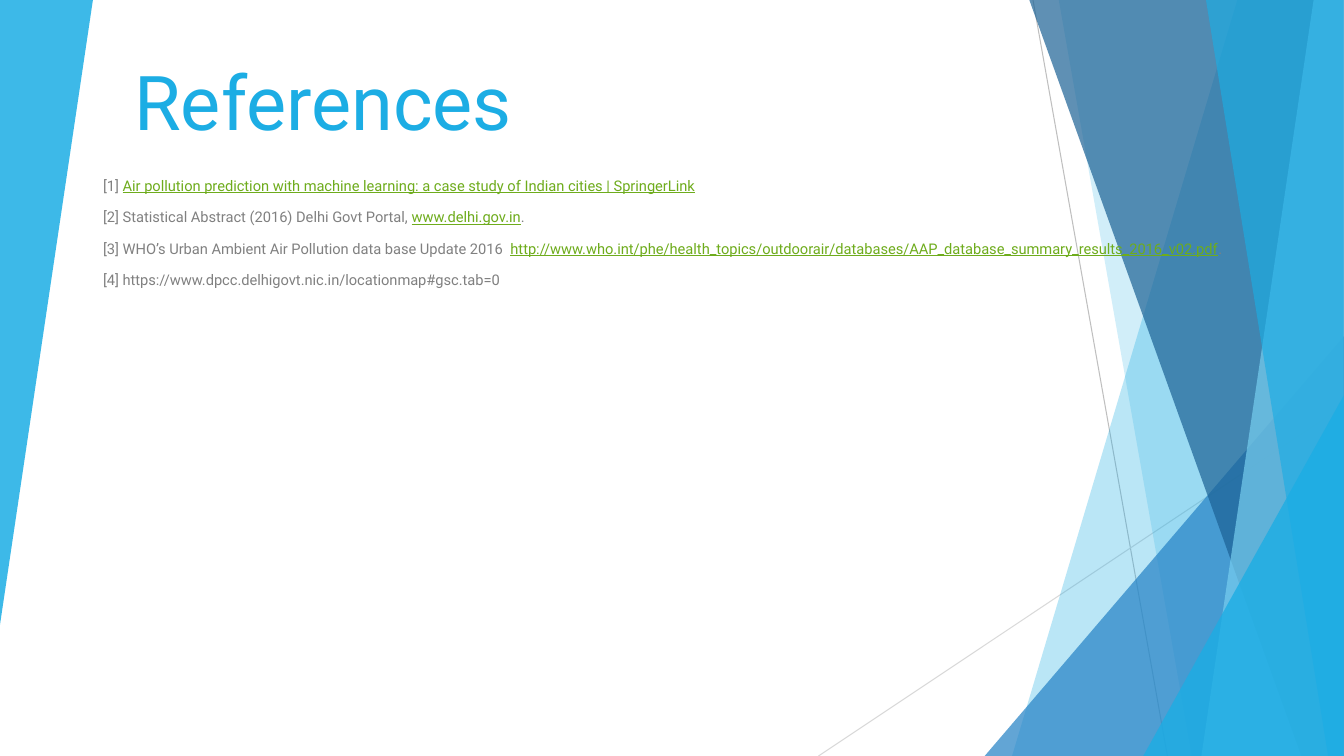
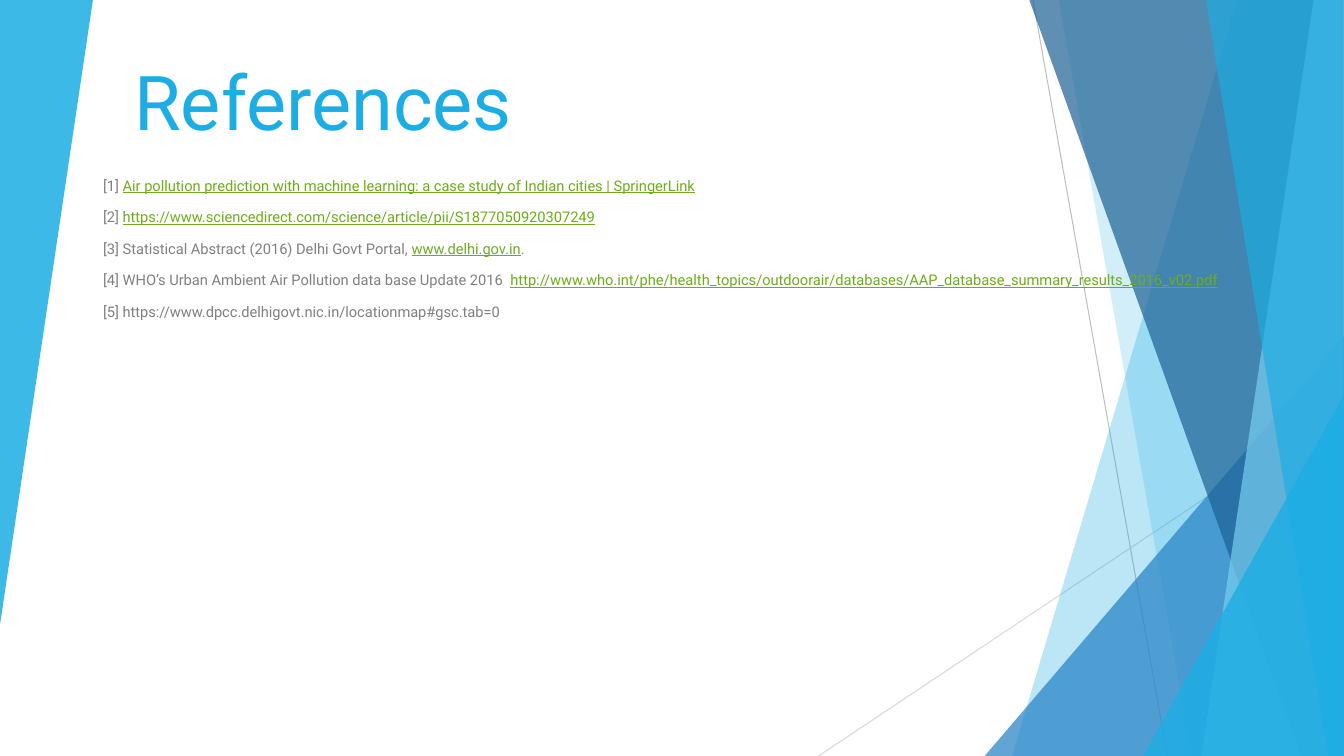
Before and after one commit to yvandana12/MachineLearning_Project, a slide deck: slide 12 of MACHINE LEARNING.pptx (slide 10 before the commit). Drawn at 1344x756 pixels with LibreOffice and Linux fonts; fonts in the diff are those of the drawing. Boxes give left, top, right and bottom in pixels: in the first picture for what was removed or moved away, otherwise in the second. Text is boxed around its words. In the diff, an @@ line names an element or a change of style, - is before the commit and + after.

```diff
--- a/MACHINE LEARNING.pptx
+++ b/MACHINE LEARNING.pptx
@@ subtitle at <box>103,210,1222,320</box>: text changed; text colour #808080 to #6EAC1C @@
-[2] Statistical Abstract (2016) Delhi Govt Portal, www.delhi.gov.in.
-[3] WHO’s Urban Ambient Air Pollution data base Update 2016 http://www.who.int/phe/health_topics/outdoorair/databases/AAP_database_summary_results_2016_v02.pdf.
-[4] https://www.dpcc.delhigovt.nic.in/locationmap#gsc.tab=0
+[2] https://www.sciencedirect.com/science/article/pii/S1877050920307249
+[3] Statistical Abstract (2016) Delhi Govt Portal, www.delhi.gov.in.
+[4] WHO’s Urban Ambient Air Pollution data base Update 2016 http://www.who.int/phe/health_topics/outdoorair/databases/AAP_database_summary_results_2016_v02.pdf.
+[5] https://www.dpcc.delhigovt.nic.in/locationmap#gsc.tab=0
```
Also in this commit, not shown: 3 other slides changed, 2 slides added.
